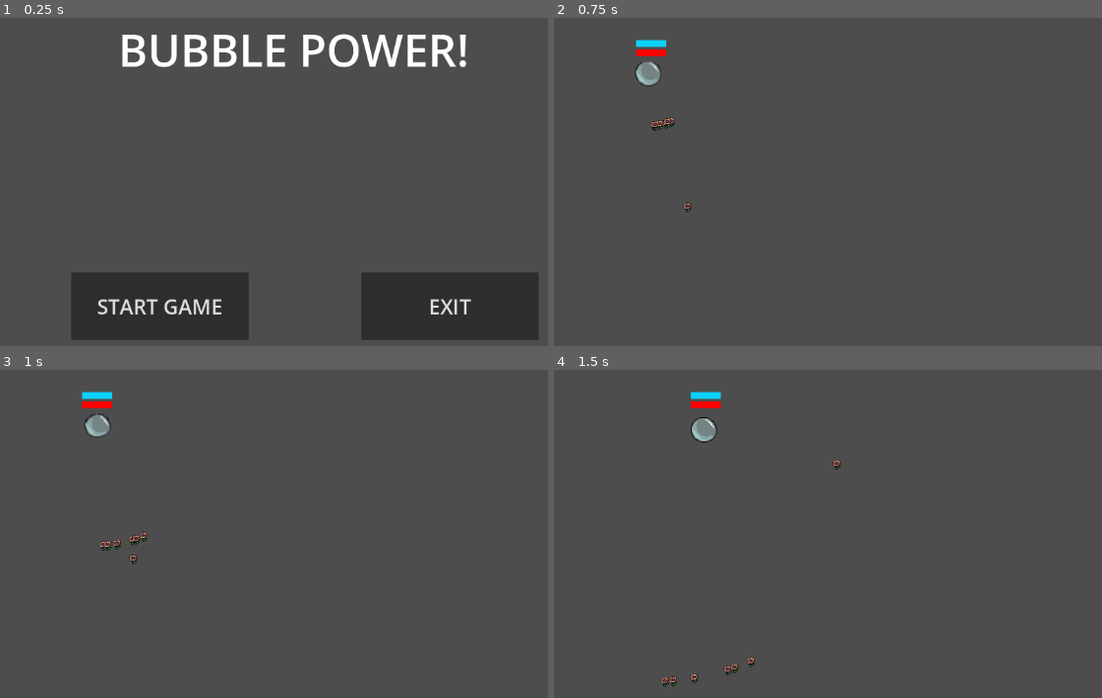
Above: before the commit, frames 1-4 (two rows, left to right).
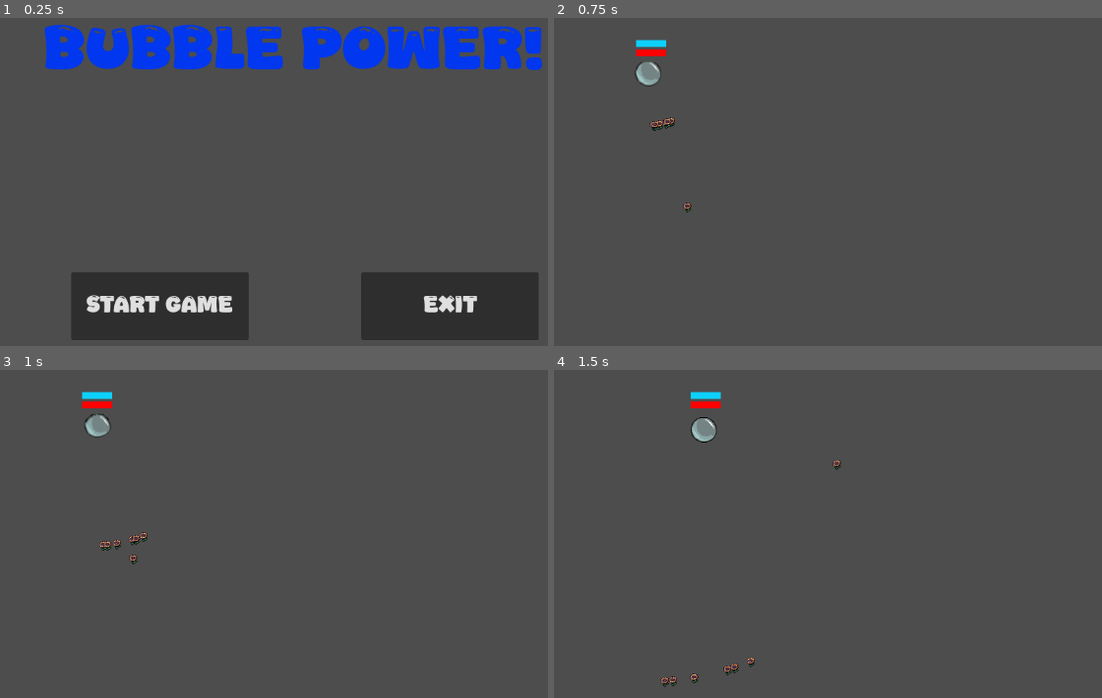
Above: after the commit, the same moments.

Repository: ConnorTamme/Bubble-Power
Game: Godot game, scene res://start_screen.tscn
Same seed, same stepped clock (60 frames per second), same inputs: the game is played once before the commit and once after it. This scene is started directly instead of the project's main scene.
Inputs (mouse positions are in pixels of both pictures, inside the frame that each line leads up to):
- Up to frame 1 (0.25 s): no input
- Up to frame 2 (0.75 s): click "START GAME" at 0.5 s
- Up to frame 3 (1 s): no input
- Up to frame 4 (1.5 s): move the mouse to (1019, 517) at 1.27 s; press the mouse at (1019, 517) at 1.28 s; hold D (p1_right) from 1.28 s (still down)

The runs differ from the first frame. In frame 1, 11% of the frame differs, in the area x 8-99%, y 2-91%; in frame 2, nothing differs; in frame 3, nothing differs; in frame 4, nothing differs.

Commit message:
Improved StartScreen

Diff:
--- a/start_screen.tscn
+++ b/start_screen.tscn
@@ -1,6 +1,8 @@
-[gd_scene load_steps=2 format=3 uid="uid://byjnj6r343o6w"]
+[gd_scene load_steps=4 format=3 uid="uid://byjnj6r343o6w"]
 
 [ext_resource type="Script" path="res://start_screen.gd" id="1_3eful"]
+[ext_resource type="FontFile" uid="uid://qc2ww3yxu6qq" path="res://Jhon Cream.ttf" id="2_nqelo"]
+[ext_resource type="Texture2D" uid="uid://d3t5fx02cavgu" path="res://river_bgnd.png" id="3_7gbsq"]
 
 [node name="StartScreen" type="Node2D"]
 script = ExtResource("1_3eful")
@@ -11,6 +13,7 @@
 offset_top = 450.0
 offset_right = 510.0
 offset_bottom = 550.0
+theme_override_fonts/font = ExtResource("2_nqelo")
 theme_override_font_sizes/font_size = 30
 text = "START GAME"
 
@@ -19,6 +22,7 @@
 offset_top = 450.0
 offset_right = 935.0
 offset_bottom = 550.0
+theme_override_fonts/font = ExtResource("2_nqelo")
 theme_override_font_sizes/font_size = 30
 text = "EXIT"
 
@@ -26,10 +30,19 @@
 offset_top = 78.0
 offset_right = 1152.0
 offset_bottom = 256.0
-theme_override_font_sizes/normal_font_size = 65
+theme_override_colors/default_color = Color(0.00655464, 0.215716, 0.931363, 1)
+theme_override_fonts/normal_font = ExtResource("2_nqelo")
+theme_override_font_sizes/normal_font_size = 80
 bbcode_enabled = true
 text = "[center] BUBBLE POWER! [/center]"
 autowrap_mode = 0
 
+[node name="Sprite2D" type="Sprite2D" parent="."]
+z_index = -1
+position = Vector2(0, -250)
+scale = Vector2(3.9, 3.9)
+texture = ExtResource("3_7gbsq")
+centered = false
+
 [connection signal="button_down" from="StartBtn" to="." method="_on_start_btn_button_down"]
 [connection signal="button_down" from="ExitBtn" to="." method="_on_exit_btn_button_down"]
